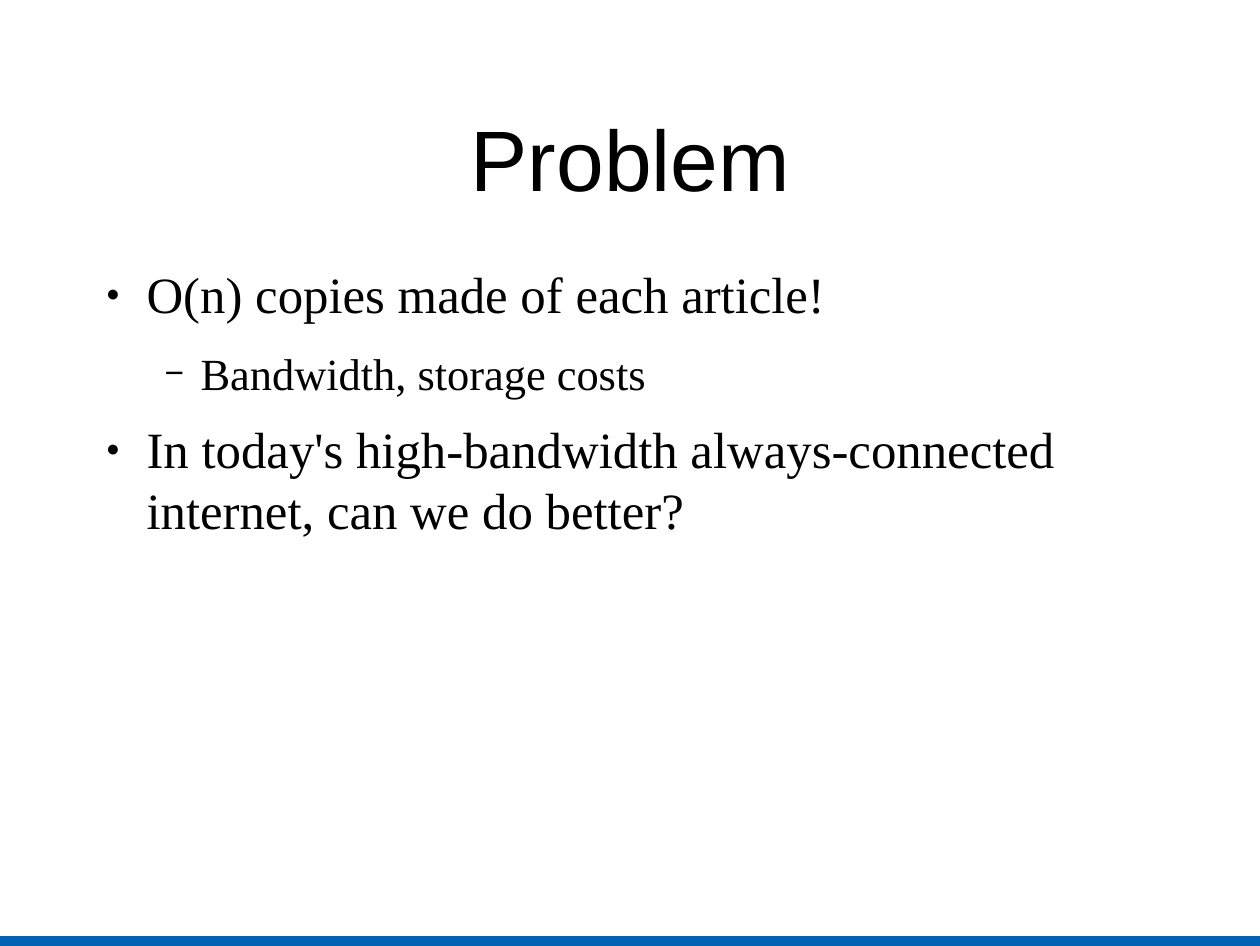
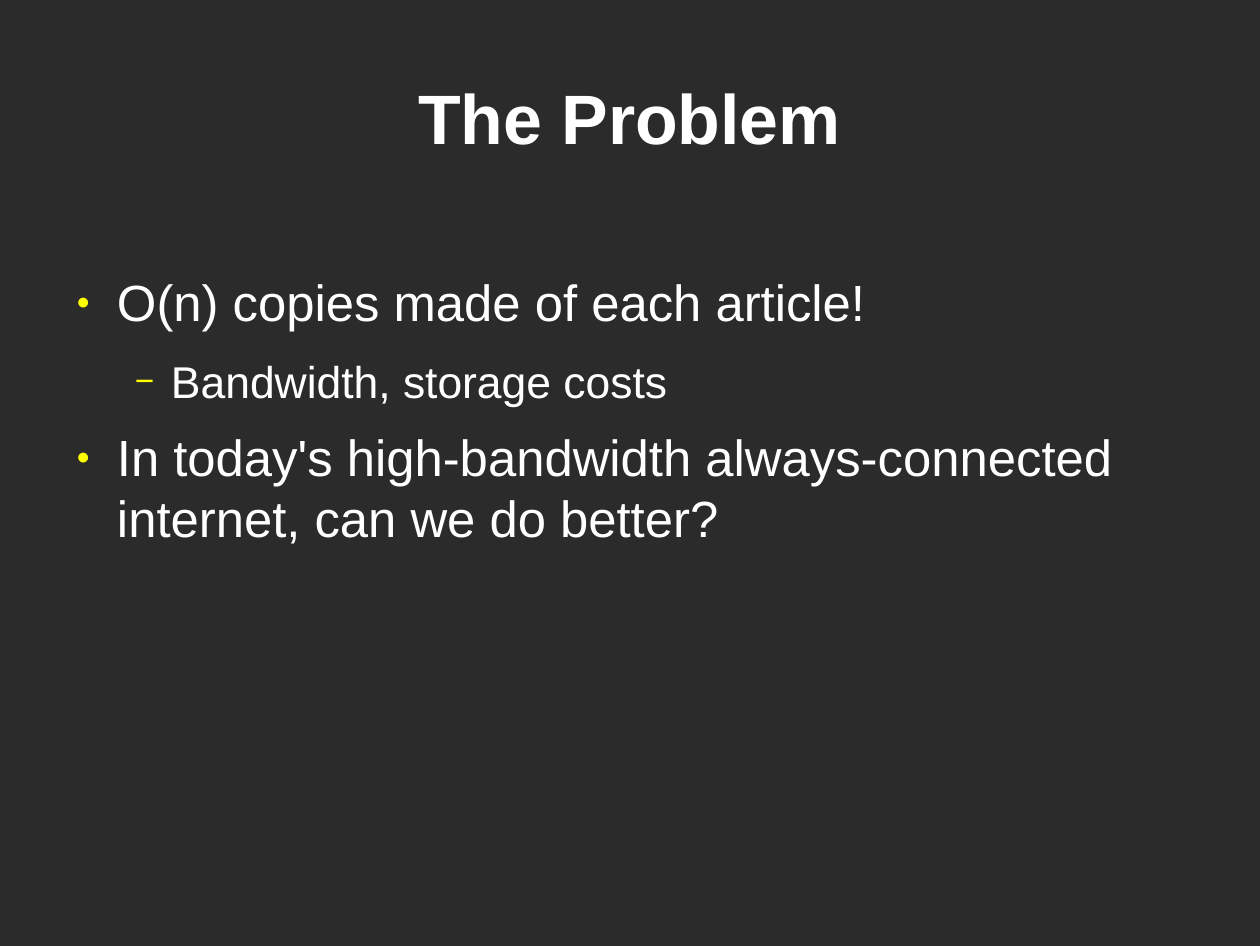
Before and after one commit to cs525-koala/documents, a slide deck: slide 29 of p2p/usenet_and_past.odp (slide 5 before the commit). Drawn at 1260x946 pixels with LibreOffice and Linux fonts; fonts in the diff are those of the drawing; background and template pictures are left out; a plain dark background stands for a picture behind light text. Boxes give left, top, right and bottom in pixels: in the first picture for what was removed or moved away, otherwise in the second. Text is boxed around its words. In the diff, an @@ line names an element or a change of style, - is before the commit and + after.

```diff
--- a/p2p/usenet_and_past.odp
+++ b/p2p/usenet_and_past.odp
@@ background #FFFFFF to picture (left out) @@
@@ title at (418, 93, 841, 145): text changed; size 54 to 44 pt; text colour #000000 to #FFFFFF; bold on @@
-Problem
+The Problem
@@ text "O(n) copies made of each ...": place and size @@
-text "O(n) copies made of each ..." at (147, 277, 1054, 537)
+text "O(n) copies made of each ..." at (117, 284, 1112, 544)
@@ text "O(n) copies made of each ..." at (117, 284, 1112, 544): font Times New Roman to Arial, text colour #000000 to #FFFFFF; bullet colour #000000 to #FFFF00 @@
@@ rectangle removed at (0, 935, 1260, 946) @@
```
Also in this commit, not shown: 30 other slides changed, 5 slides added, 4 slides removed.
